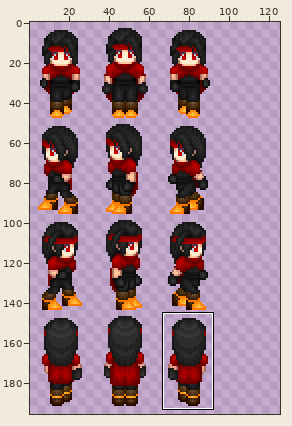
Sprite sheet: img/characters/MV_FF7_Vincent.png. Above, an overview of the earlier version with the close-up marked.
Close-up. Earlier state:
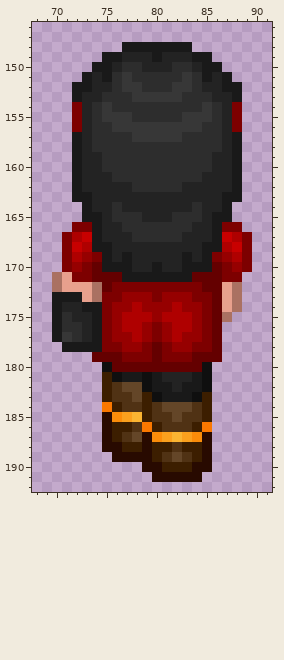
The file is 384x384 pixels. Colours within 5 levels of each other are drawn and written as one. Shown: x 68..91, y 146..192. The wide view leaves out empty margins. The commit also changed other parts of the picture, which this record leaves out.
The result:
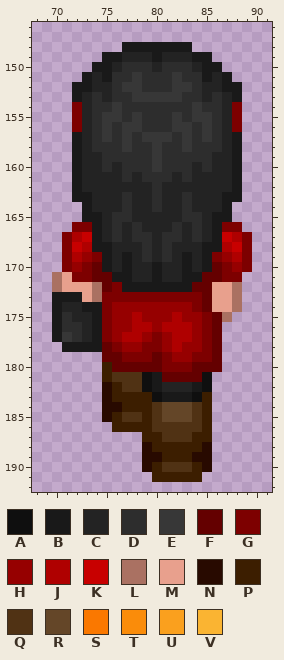
Palette (. is transparent): A #0f0f0f  B #191919  C #232323  D #2d2d2d  E #373737  F #640000  G #7d0000  H #960000  J #af0000  K #c80000  L #aa7162  M #e8a08d  N #280a00  P #3c1e00  Q #503214  R #644628  S #fa7800  T #fa8c0a  U #faa01e  V #fab432
Changes in this commit:
y 150: x 79 C -> D; x 81 C -> D
y 151: x 77..78 ED -> DE; x 82..83 DE -> ED
y 153: x 74..75 CD -> DC; x 85..86 DC -> CD
y 154: x 75..76 ED -> DE; x 84..85 DE -> ED
y 155: x 77..78 ED -> DE; x 82..83 DE -> ED
y 156: x 75..76 DE -> ED; x 79..81 EEE -> DDD; x 84..85 ED -> DE
y 157: x 75 D -> E; x 77..78 DE -> ED; x 82..83 ED -> DE; x 85 D -> E
y 158: x 77 D -> E; x 80 D -> E; x 83 D -> E
y 159: x 80 D -> E
y 160: x 76 D -> C; x 80 D -> E; x 84 D -> C
y 161: x 76 D -> C; x 78 D -> C; x 82 D -> C; x 84 D -> C
y 162: x 78..79 DD -> CC; x 81..82 DD -> CC
y 163: x 77 C -> D; x 80 C -> D; x 83 C -> D
y 164: x 76..77 DC -> CD; x 80 C -> D; x 83..84 CD -> DC
y 165: x 78 D -> C; x 82 D -> C
y 166: x 76..77 CD -> DC; x 79..81 DDD -> CCC; x 83..84 DC -> CD
y 167: x 76 C -> D; x 80 D -> C; x 84 C -> D
y 168..169: x 79 C -> D; x 81 C -> D
y 170: x 76 B -> C; x 84 B -> C
y 171: x 76 F -> B; x 78..79 BB -> CC; x 81..82 BB -> CC; x 84 F -> B
y 172: x 77..84 GGGGGGGG -> BBBBBBBF; x 86 F -> M
y 173: x 77..79 HHH -> GGG; x 81..83 HHH -> GGG; x 85..86 GF -> FM
y 174: x 78 J -> H; x 82 J -> H; x 84..86 HGF -> GFM
y 175: x 77 J -> H; x 79 J -> H; x 81 J -> H; x 83 J -> H
y 176: x 77 J -> H; x 79..81 HGH -> JHJ
y 177: x 77 H -> J; x 83 H -> J
y 178: x 75 G -> F; x 80..82 FGH -> GHJ; x 84 G -> H
y 179: x 74 F -> .; x 82..85 GGFF -> HHGG
y 180: x 75 A -> P; x 81..83 FFF -> GGG; x 85..86 A. -> FF
y 181: x 76..78 ABB -> QQQ; x 81..84 CCCB -> FFFF
y 182: x 75..78 PQRR -> NPQQ; x 81 B -> C; x 83 B -> C
y 183: x 75..78 PQQR -> NPPP
y 184: x 75..78 SPQQ -> NNPP
y 185: x 76..78 TUV -> PQQ; x 81 Q -> R; x 83 Q -> R
y 186: x 75 N -> .; x 78..80 QSP -> PPQ; x 84..85 PS -> QP
y 187: x 75..85 NPQRNTUVUTN -> ....PPQQQPP
y 188: x 75..78 NNPP -> ....; x 82 Q -> P
y 189: x 76..78 NNN -> ...; x 80..84 PQRQP -> NPPPN
y 190: x 80..84 NPPPN -> PQQQP
y 191: x 80..84 NNNNN -> PPPPP
Pixel boxes of the changes (left, top, right, bottom) in both close-ups:
changed: (92, 62, 222, 482)
